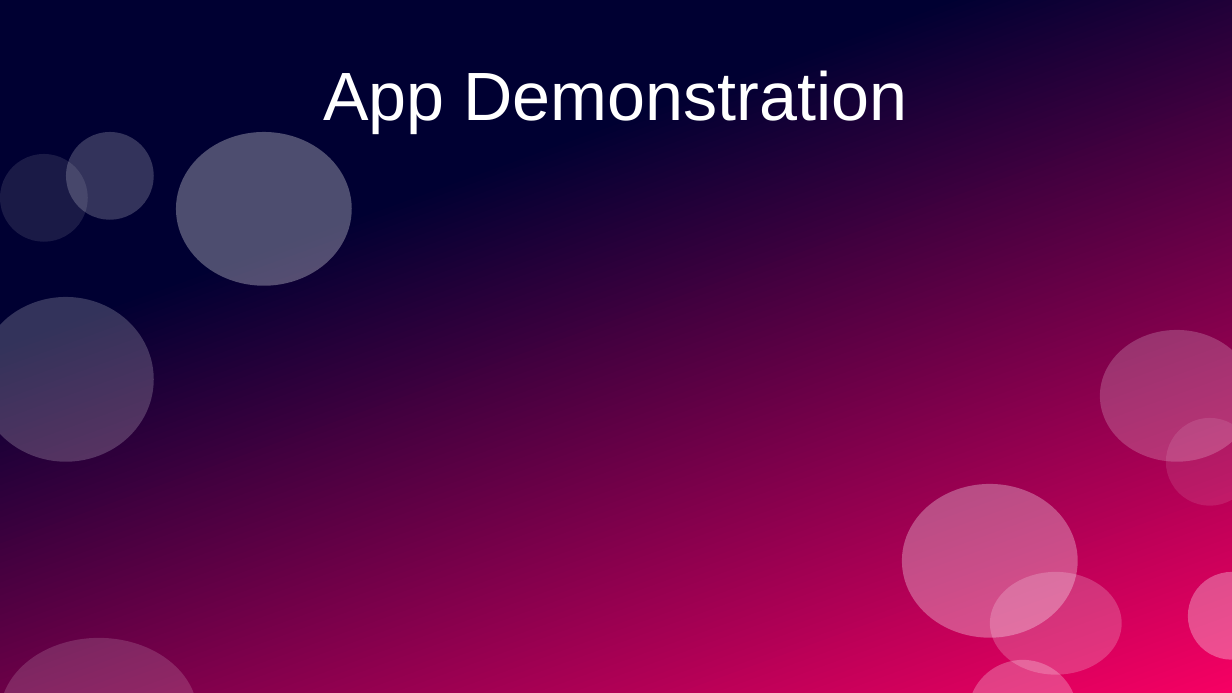
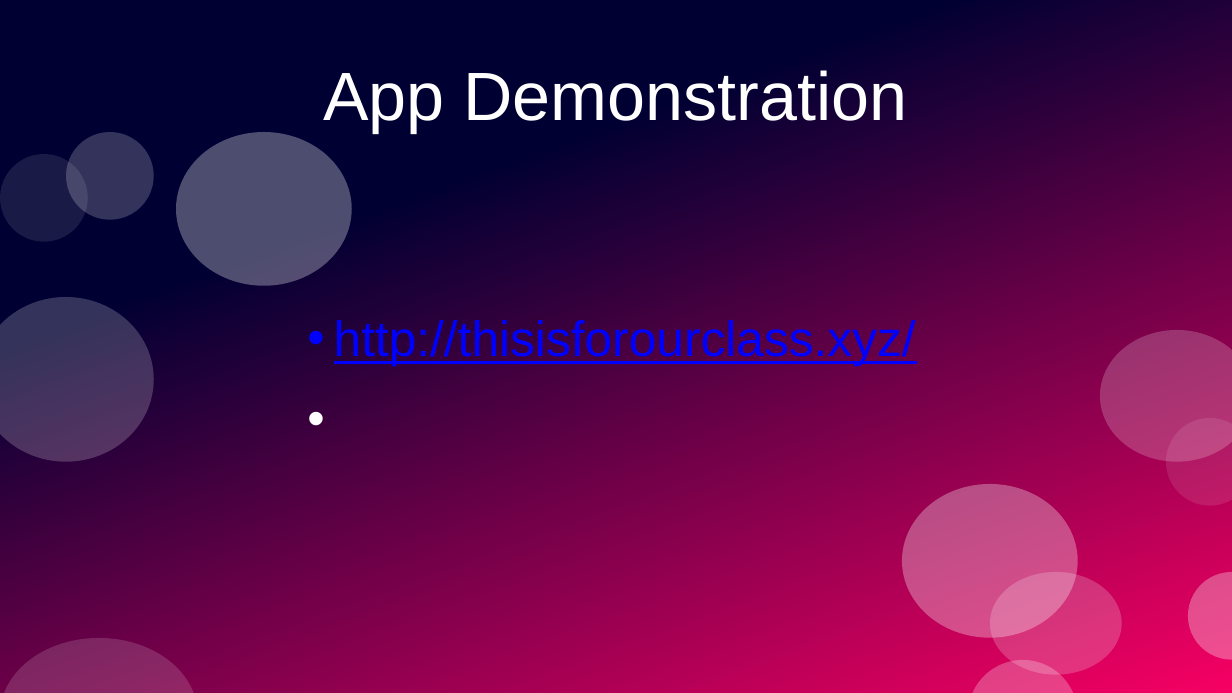
Before and after one commit to PrototypeProto/COP_4331_Small-Project, a slide deck: slide 14 of Pres.pptx (slide 12 before the commit). Drawn at 1232x693 pixels with LibreOffice and Linux fonts; fonts in the diff are those of the drawing. Boxes give left, top, right and bottom in pixels: in the first picture for what was removed or moved away, otherwise in the second. Text is boxed around its words. In the diff, an @@ line names an element or a change of style, - is before the commit and + after.

```diff
--- a/Pres.pptx
+++ b/Pres.pptx
@@ text added at bbox=[334, 320, 916, 366], 32 pt, text #0000FF, underline @@
+• http://thisisforourclass.xyz/
```
Also in this commit, not shown: 6 other slides changed, 6 slides added, 4 slides removed.
